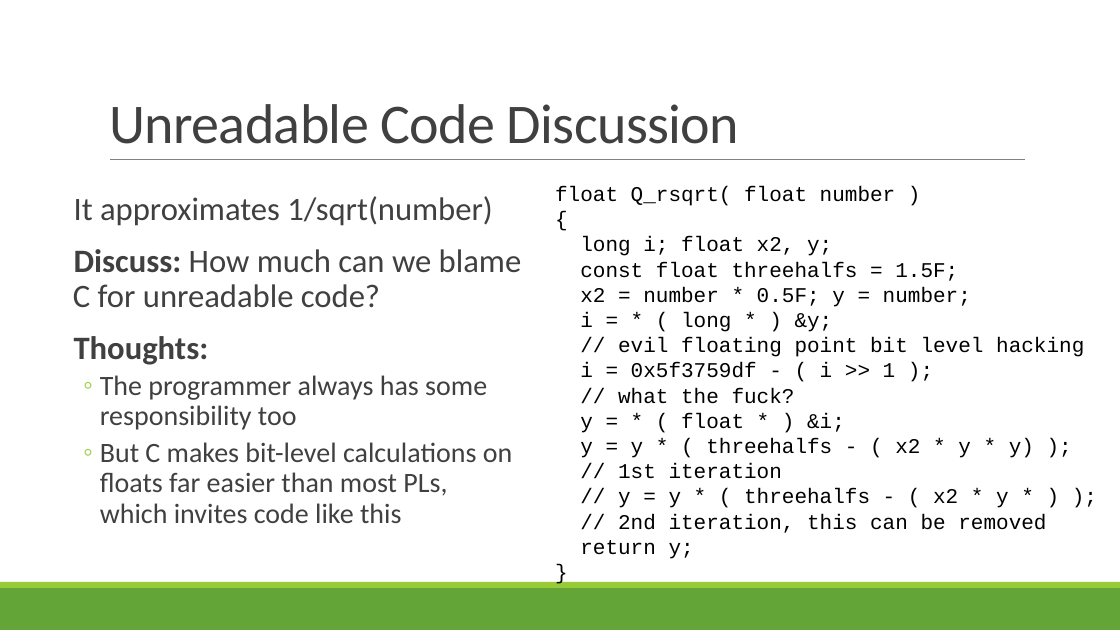
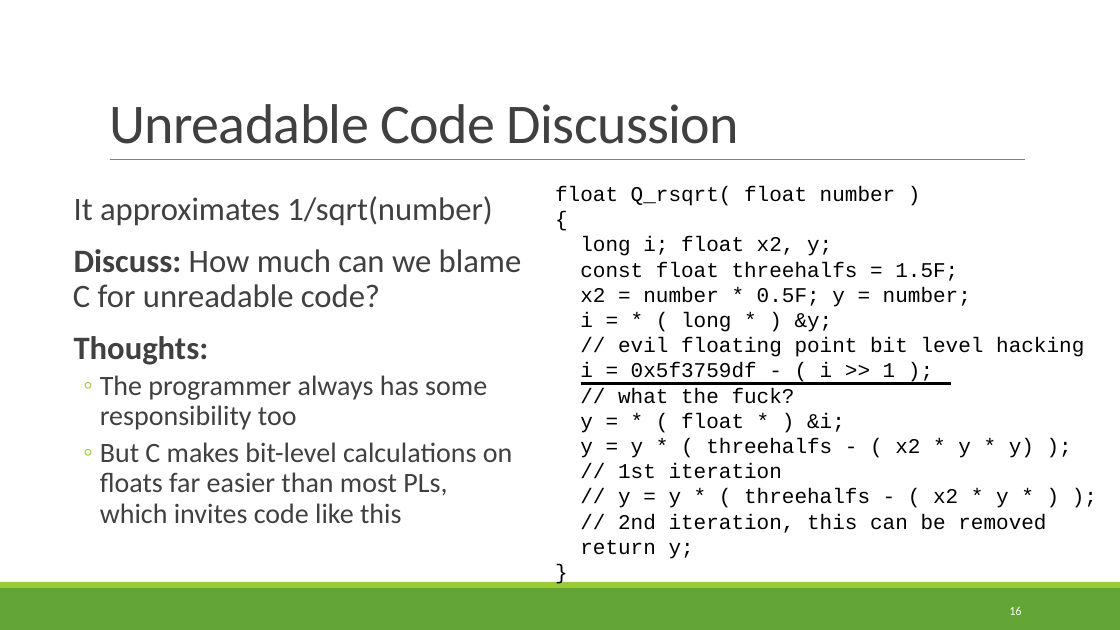
Before and after one commit to rbohrer/pl-course, a slide deck: slide 16 of LectureSlides/08Design1.pptx (slide 14 before the commit). Drawn at 1120x630 pixels with LibreOffice and Linux fonts; fonts in the diff are those of the drawing. Boxes give left, top, right and bottom in pixels: in the first picture for what was removed or moved away, otherwise in the second. Text is boxed around its words. In the diff, an @@ line names an element or a change of style, - is before the commit and + after.

```diff
--- a/LectureSlides/08Design1.pptx
+++ b/LectureSlides/08Design1.pptx
@@ line added from (581, 384) to (952, 384), #000000 3 pt @@
@@ page number added at (1009, 606, 1021, 615), 10.5 pt, text #FFFFFF @@
+16
```
Also in this commit, not shown: 56 other slides changed, 3 slides added.
